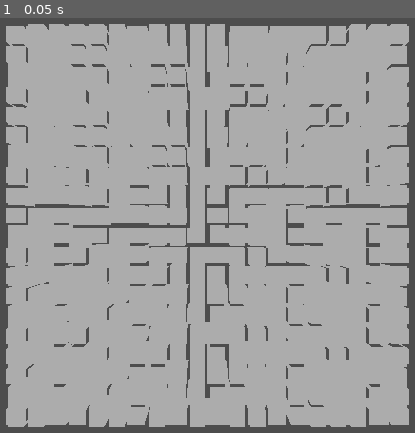
Above: before the commit, frame 1.
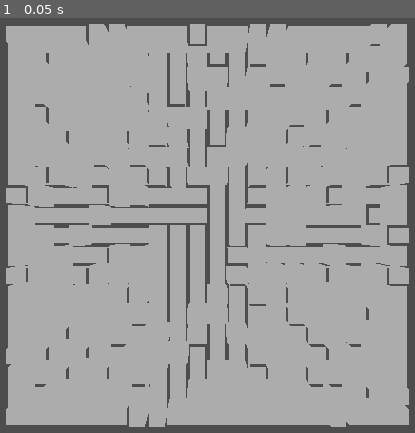
Above: after the commit, the same moment.

Repository: wangbinyq/prototypes
Game: Godot game, scene res://maze2/maze_game.tscn
Same seed, same stepped clock (60 frames per second), same inputs: the game is played once before the commit and once after it.
Inputs:
- Up to frame 1 (0.05 s): no input

The runs differ from the first frame. In frame 1, 8.2% of the frame differs, in the area x 1-99%, y 1-99%.

Commit message:
feat(maze): implement maze generation algorithm and update visualization
- Add maze generation logic with active indices and passage carving
- Update cell initialization and world position calculations
- Modify visualization to use cell-based rendering
- Remove redundant cell access methods
- Fix coordinate system orientation in maze visualization

Diff:
--- a/maze2/game.gd
+++ b/maze2/game.gd
@@ -6,4 +6,5 @@
 @onready var maze := Maze.new(maze_size)
 
 func _ready() -> void:
+	maze.generate()
 	visualization.visualize(maze)
--- a/maze2/maze.gd
+++ b/maze2/maze.gd
@@ -5,10 +5,13 @@
 var length: int:
 	get:
 		return size.x * size.y
-var cells: Array[int] = []
+var cells: Array[int]
 
 func _init(s: Vector2i) -> void:
 	size = s
+	cells = []
+	for i in range(length):
+		cells.append(MazeFlags.Empty)
 
 func index_to_coordinates(index: int) -> Vector2i:
 	var y = index / size.x
@@ -19,19 +22,13 @@
 	return Vector3(
 		2.0 * coordinates.x + 1 - size.x,
 		y,
-		- (2.0 * coordinates.y + 1 - size.y)
+		(2.0 * coordinates.y + 1 - size.y)
 	)
 
 func index_to_world_position(index: int, y := 0.0) -> Vector3:
 	return coordinates_to_world_position(index_to_coordinates(index), y)
 
-func get_cell(i: int) -> int:
-	return cells[i]
-
-func set_cell(i: int, v: int) -> void:
-	cells[i] = v
-
-func set_cell_with(i: int, mask: int) -> void:
+func set_cell(i: int, mask: int) -> void:
 	cells[i] = MazeFlags.with(cells[i], mask)
 
 func unset_cell(i: int, mask: int) -> void:
@@ -60,3 +57,43 @@
 var step_w: int:
 	get:
 		return -1
+
+func find_available_passages(index: int) -> PackedVector3Array:
+	var scratchpad = PackedVector3Array()
+	var coordinates = index_to_coordinates(index)
+	if coordinates.x + 1 < size_ew:
+		var i = index + step_e
+		if cells[i] == MazeFlags.Empty:
+			scratchpad.append(Vector3(i, MazeFlags.PassageE, MazeFlags.PassageW))
+	if coordinates.x > 0:
+		var i = index + step_w
+		if cells[i] == MazeFlags.Empty:
+			scratchpad.append(Vector3(i, MazeFlags.PassageW, MazeFlags.PassageE))
+	if coordinates.y + 1 < size_ns:
+		var i = index + step_n
+		if cells[i] == MazeFlags.Empty:
+			scratchpad.append(Vector3(i, MazeFlags.PassageN, MazeFlags.PassageS))
+	if coordinates.y > 0:
+		var i = index + step_s
+		if cells[i] == MazeFlags.Empty:
+			scratchpad.append(Vector3(i, MazeFlags.PassageS, MazeFlags.PassageN))
+	return scratchpad
+
+func generate() -> void:
+	var active_indices = PackedInt32Array()
+	active_indices.resize(length)
+	var first_active_index = 0
+	var last_active_index = 0
+	active_indices[first_active_index] = randi_range(0, length - 1)
+	while first_active_index <= last_active_index and last_active_index < length:
+		var index = active_indices[last_active_index]
+		var scratchpad = find_available_passages(index)
+		var available_passage_count = scratchpad.size()
+		if available_passage_count <= 1:
+			last_active_index -= 1
+		if available_passage_count > 0:
+			var passage = scratchpad[randi_range(0, available_passage_count - 1)]
+			cells[index] = int(passage.z)
+			cells[int(passage.x)] = int(passage.y)
+			active_indices[last_active_index + 1] = int(passage.x)
+			last_active_index += 1
--- a/maze2/maze_visualization.gd
+++ b/maze2/maze_visualization.gd
@@ -9,8 +9,9 @@
 
 func visualize(maze: Maze):
 	for i in range(maze.length):
-		var instance = get_cell_instance(i % 16).instantiate() as MazeCellObject
-		instance.rotation = MazeFlags.rotation(i % 16)
+		var cell = maze.cells[i]
+		var instance = get_cell_instance(cell).instantiate() as MazeCellObject
+		instance.rotation = MazeFlags.rotation(cell)
 		instance.position = maze.index_to_world_position(i)
 		add_child(instance)
 
